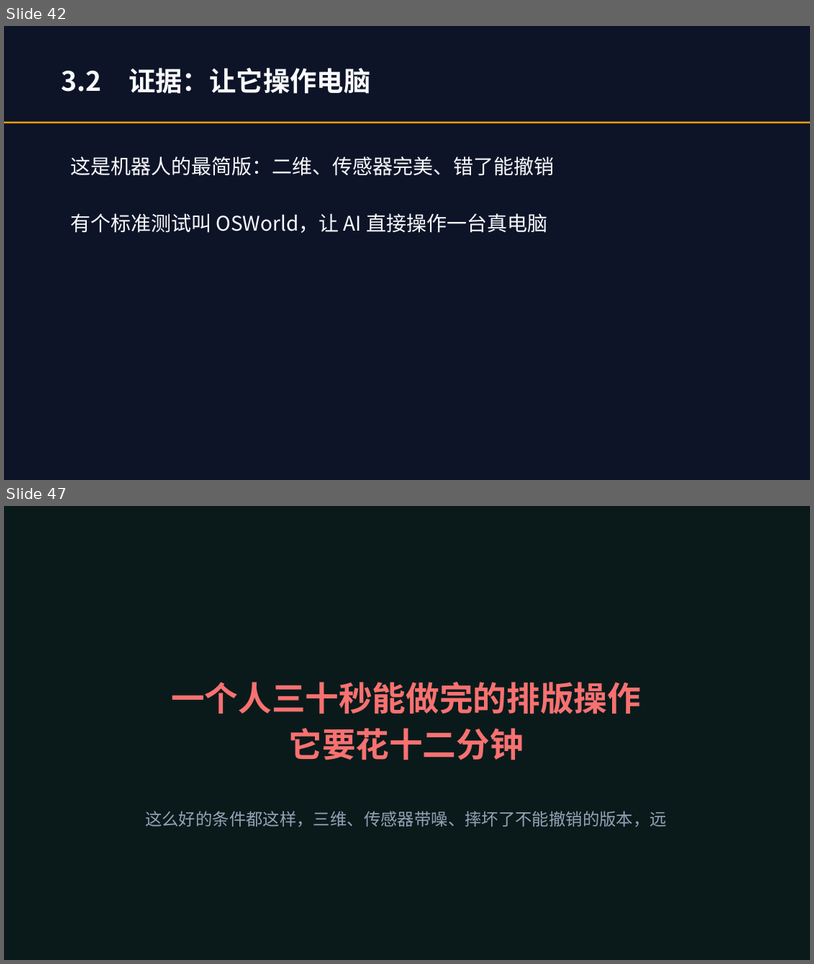
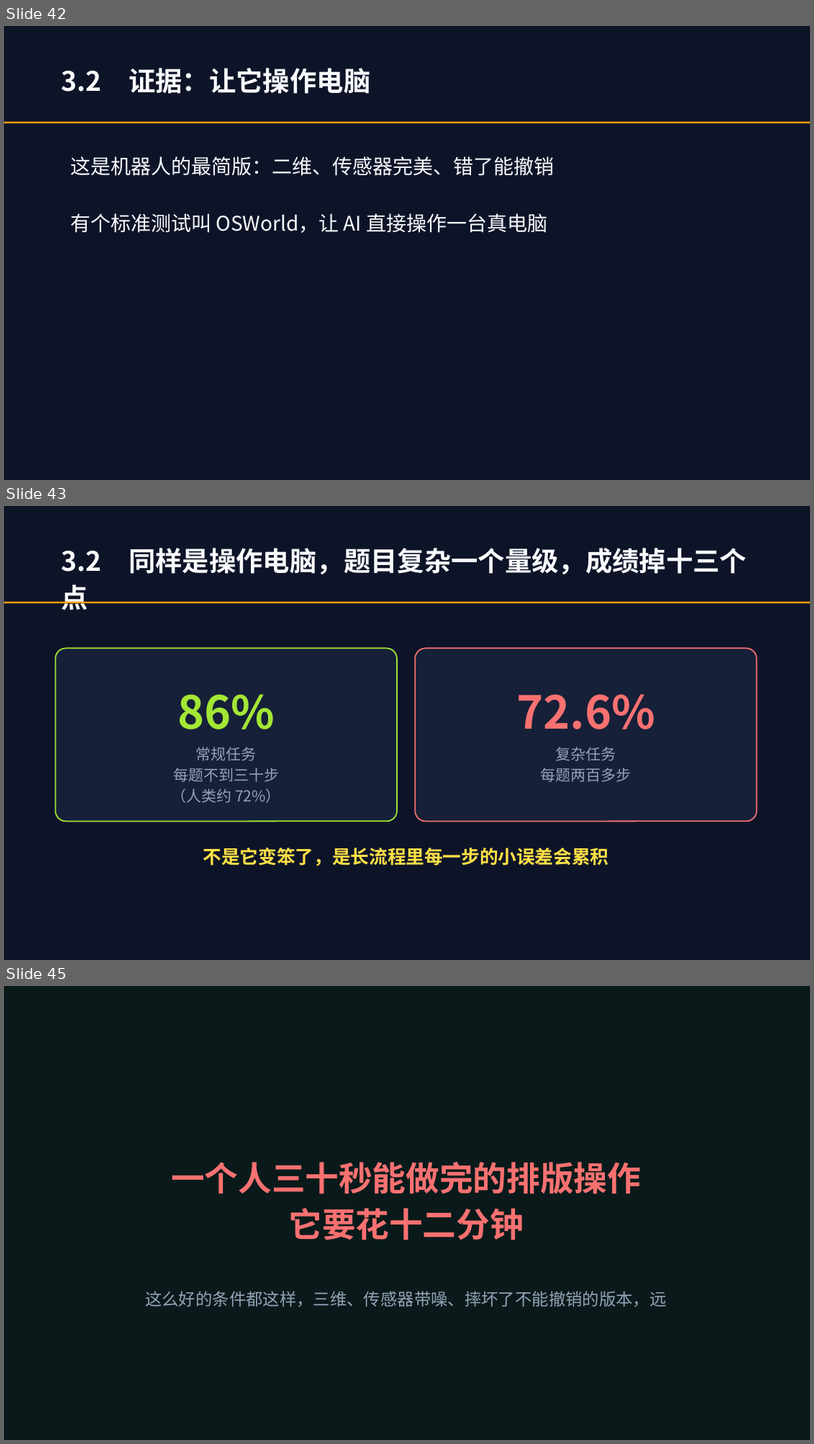
Before and after one commit to lmxxf/ai-theorys-study, a slide deck: wechat/curriculum/智能通识课.pptx. Shown one above the other, each under a label of ours: slides 42 and 47 before the commit, slides 42, 43 and 45 after it; the slides between them are not shown. The pictures are 814x964 and 814x1444 pixels, drawn with LibreOffice and Linux fonts; fonts in the diff are those of the drawing. Boxes give left, top, right and bottom in pixels: in the first picture for what was removed or moved away, otherwise in the second. Text is boxed around its words. In the diff, an @@ line names an element or a change of style, - is before the commit and + after.

```diff
--- a/wechat/curriculum/智能通识课.pptx
+++ b/wechat/curriculum/智能通识课.pptx
@@ slide 43 added at bbox=[4, 506, 810, 960], background #0E1428 @@
@@ text added at bbox=[62, 548, 747, 574], 32 pt, text #F8FAFC, bold @@
+3.2 同样是操作电脑，题目复杂一个量级，成绩掉十三个点
@@ rectangle added at bbox=[4, 602, 810, 603], fill #F59E0B @@
@@ rounded rectangle added at bbox=[55, 648, 397, 821], fill #162038, outline #A3E635 1.5 pt @@
@@ rounded rectangle added at bbox=[415, 648, 757, 821], fill #162038, outline #F87171 1.5 pt @@
@@ text added at bbox=[178, 694, 275, 729], 54 pt, text #A3E635, bold @@
+86%
@@ text added at bbox=[517, 694, 656, 729], 54 pt, text #F87171, bold @@
+72.6%
@@ text added at bbox=[172, 746, 281, 803], 18 pt, text #94A3B8 @@
+常规任务
+每题不到三十步
+（人类约 72%）
@@ text added at bbox=[541, 746, 632, 782], 18 pt, text #94A3B8 @@
+复杂任务
+每题两百多步
@@ text added at bbox=[203, 847, 610, 866], 22 pt, text #FDE047, bold @@
+不是它变笨了，是长流程里每一步的小误差会累积
@@ what was slide 47 is now slide 45 @@
```
Also in this commit, not shown: 5 slides changed, 3 slides removed, 2 other files.
